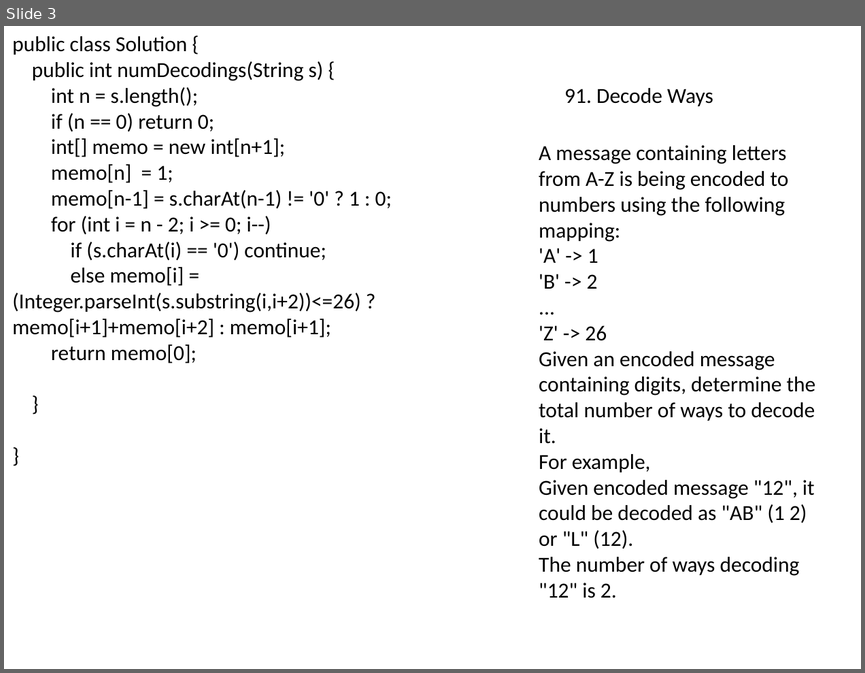
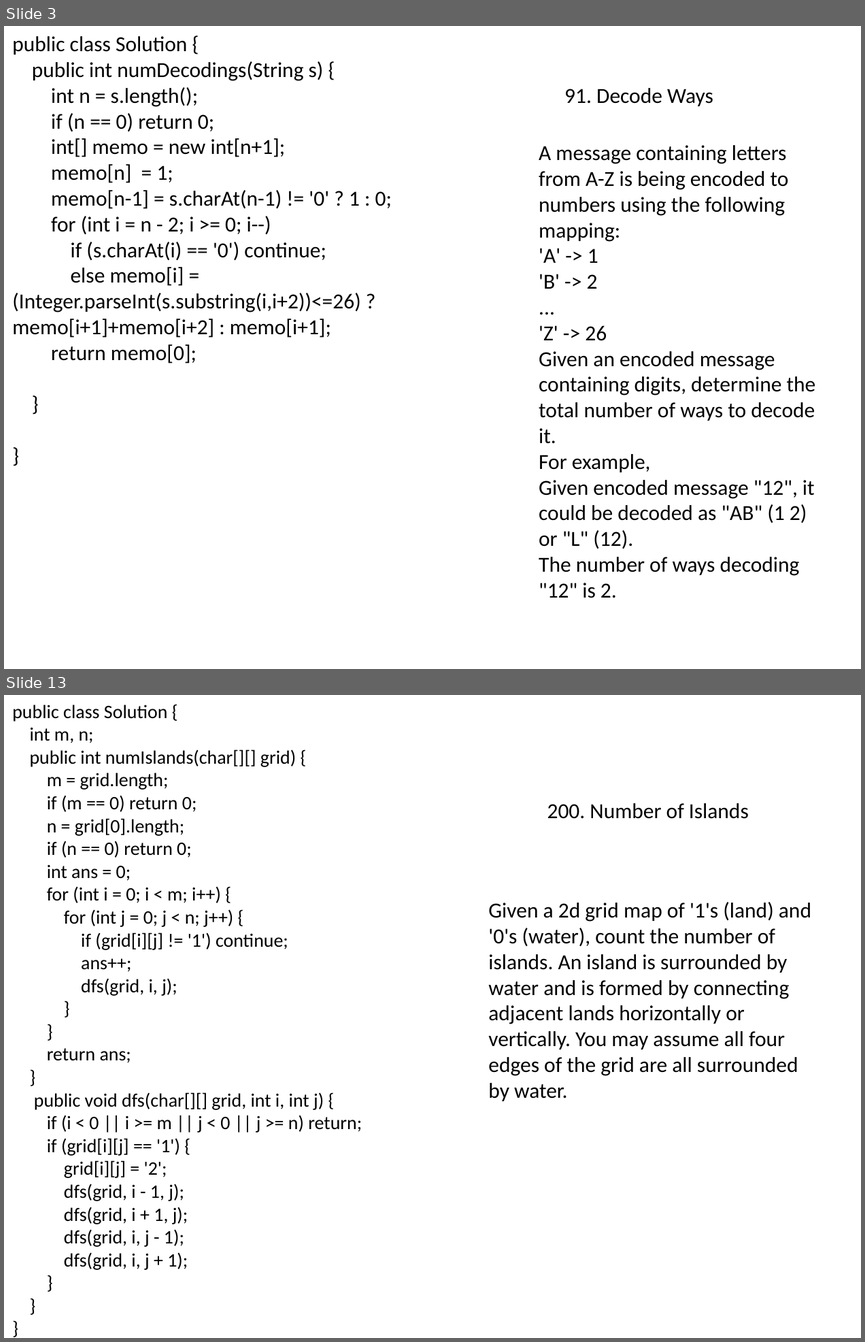
Before and after one commit to songwenxiao/LeetCode-Solutions, a slide deck: Basic/Facebook.pptx. Shown one above the other, each under a label of ours: slide 3 before the commit, slides 3 and 13 after it; the slides between them are not shown. The pictures are 865x673 and 865x1342 pixels, drawn with LibreOffice and Linux fonts; fonts in the diff are those of the drawing. Boxes give left, top, right and bottom in pixels: in the first picture for what was removed or moved away, otherwise in the second. Text is boxed around its words. In the diff, an @@ line names an element or a change of style, - is before the commit and + after.

```diff
--- a/Basic/Facebook.pptx
+++ b/Basic/Facebook.pptx
@@ slide 13 added at (x1=4, y1=695, x2=861, y2=1338), background #FFFFFF @@
@@ text added at (x1=12, y1=705, x2=362, y2=1270), 16 pt, text #000000 @@
+public class Solution {
+int m, n;
+public int numIslands(char[][] grid) {
+m = grid.length;
+if (m == 0) return 0;
+n = grid[0].length;
+if (n == 0) return 0;
+int ans = 0;
+for (int i = 0; i < m; i++) {
+for (int j = 0; j < n; j++) {
+if (grid[i][j] != '1') continue;
+ans++;
+dfs(grid, i, j);
+}
+}
+return ans;
+}
+public void dfs(char[][] grid, int i, int j) {
+if (i < 0 || i >= m || j < 0 || j >= n) return;
+if (grid[i][j] == '1') {
+grid[i][j] = '2';
+dfs(grid, i - 1, j);
+dfs(grid, i + 1, j);
+dfs(grid, i, j - 1);
+dfs(grid, i, j + 1);
+}
+}
+}
@@ text added at (x1=547, y1=803, x2=749, y2=819), 18 pt, text #000000 @@
+200. Number of Islands
@@ text added at (x1=488, y1=902, x2=811, y2=1101), 18 pt, text #000000 @@
+Given a 2d grid map of '1's (land) and '0's (water), count the number of islands. An island is surrounded by water and is formed by connecting adjacent lands horizontally or vertically. You may assume all four edges of the grid are all surrounded by water.
```
Also in this commit, not shown: 14 other slides added, 4 other files.
